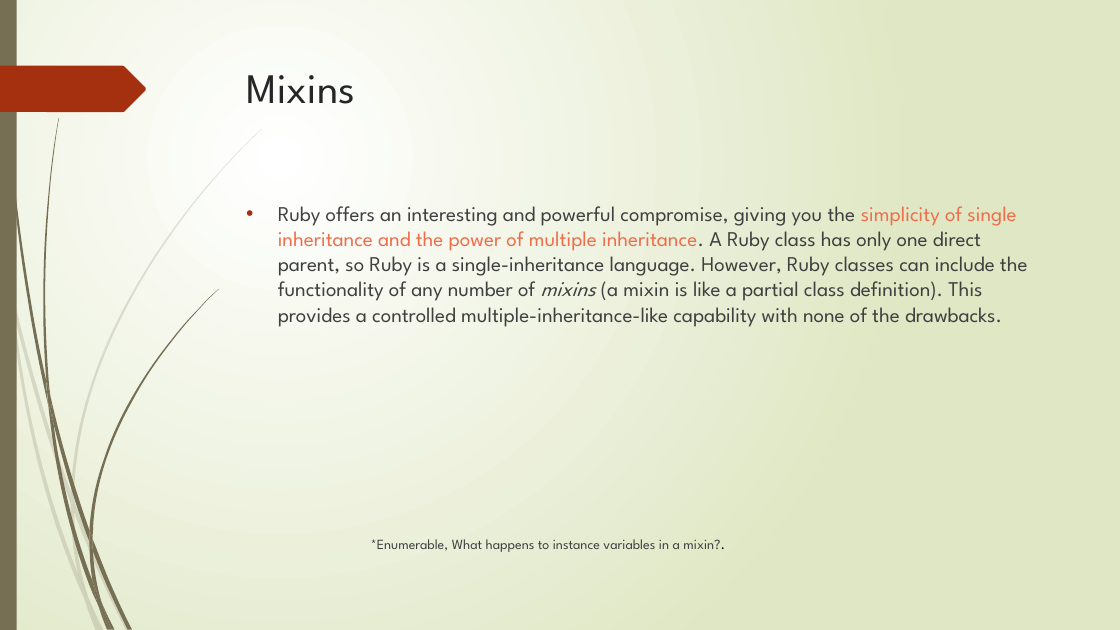
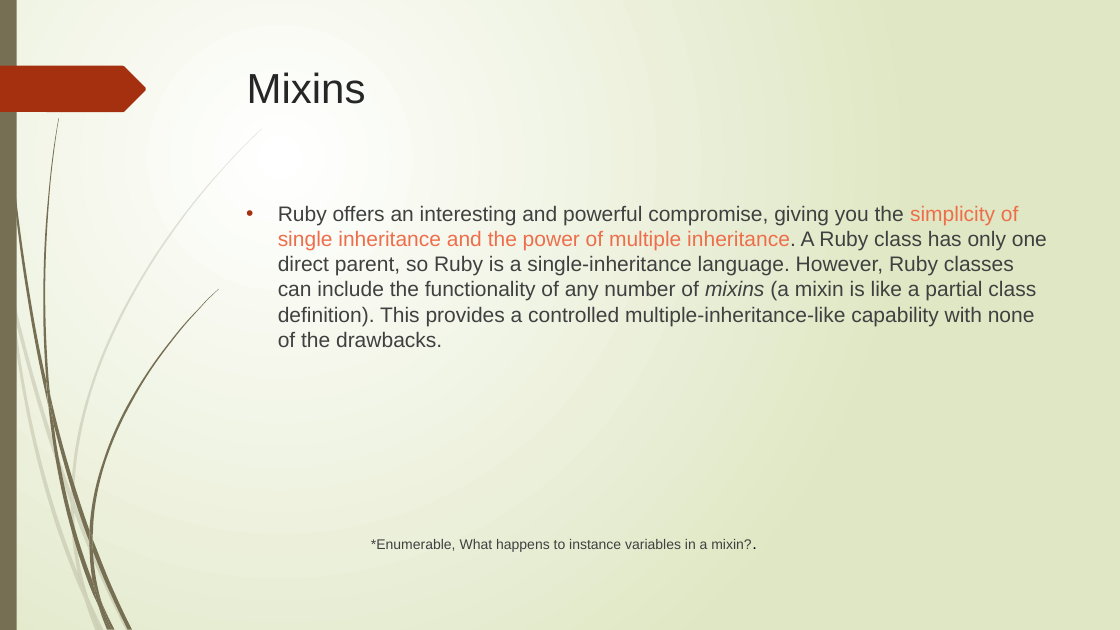
Before and after one commit to angelmoralesb/Fedesoft, a slide deck: slide 29 of ProyectoRuby/Libros/PresentacionRuby.pptx. Drawn at 1120x630 pixels with LibreOffice and Linux fonts; fonts in the diff are those of the drawing. Boxes give left, top, right and bottom in pixels: in the first picture for what was removed or moved away, otherwise in the second. Text is boxed around its words. In the diff, an @@ line names an element or a change of style, - is before the commit and + after.

Commit message:
directorio de fedesoft

```diff
--- a/ProyectoRuby/Libros/PresentacionRuby.pptx
+++ b/ProyectoRuby/Libros/PresentacionRuby.pptx
@@ title "Mixins" at box(247, 72, 366, 104): font League Spartan to Arial @@
@@ text "Ruby offers an interesting and ..." at box(278, 205, 1047, 347): font League Spartan to Arial @@
@@ text "*Enumerable, What happens to instance ..." at box(371, 539, 751, 552): font League Spartan to Arial; font Cambria to Arial in "mixin?." @@
```
Also in this commit, not shown: 52 other slides changed, 4 other files.
